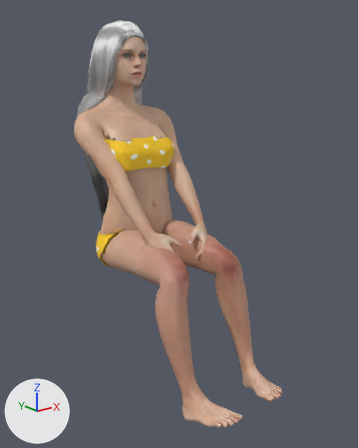
The glTF model games/coastrun/people/her.glb as it was, and as the next commit left it.
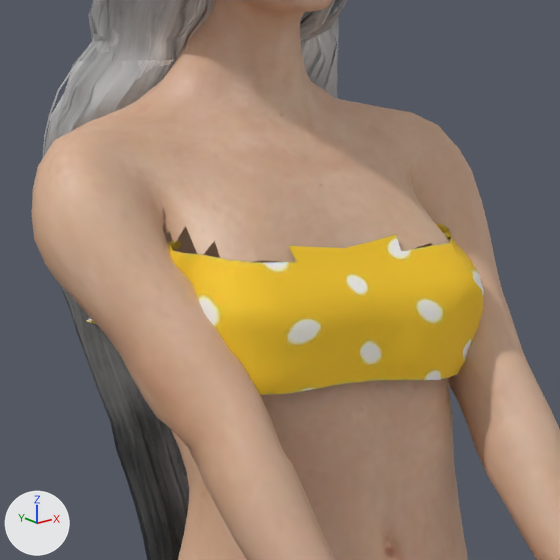
The first picture shows the older version from a camera (50 mm lens) standing at (-0.976, -1.458, 0.692) and looking at (0.001, -0.238, 0.204). The close-ups show the older and then the newer version on the part from 19% to 53% of the width and 19% to 46% of the height of that picture. Only the edits that show in the close-ups are written down. The axes (+X, +Y, +Z) are drawn at lower left. The lights are the same throughout. Vertices at exactly the same position are counted once.

In view in the first close-up: 'body', 'female_sportsuit01', 'long01'.
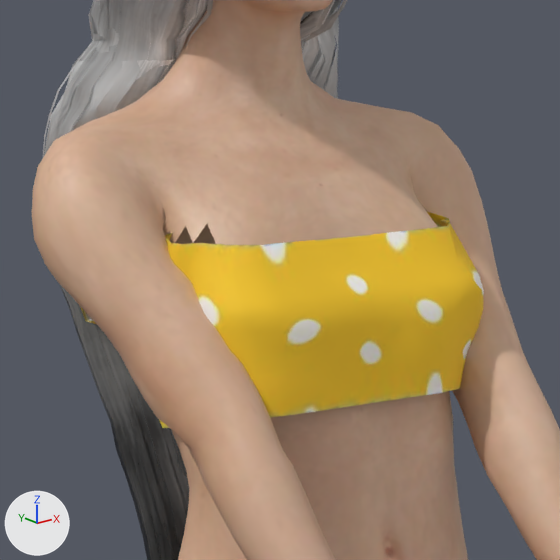
Where the change shows, as pixel boxes (x1, y1, x2, y2) in the close-ups (560 x 560 px; the box of a moved part takes in the faces that stretch with it):
'female_sportsuit01', reshaped
    before: (86, 223, 484, 395)
    after: (80, 211, 484, 428)
part 1 of me_base_001, moved or reshaped (not visible afterwards)
    before: (193, 224, 450, 262)
part 2 of me_female_sportsuit01_001, moved or reshaped
    before: (168, 223, 469, 280)
    after: (80, 211, 470, 321)
part 3 of me_female_sportsuit01_001, moved or reshaped
    before: (253, 361, 465, 395)
    after: (159, 361, 465, 428)

The change in detail:
me_base_001 is used by ob_body; location (0.0, 0.0, 0.0).
me_base_001 had 13012 vertices, 25770 faces and spanned x -0.199..0.199, y -0.625..0.164, z -0.354..0.837.
me_base_001 now has 12994 vertices, 25744 faces and spans x -0.199..0.199, y -0.625..0.164, z -0.354..0.837.
Part 1, on me_base_001:
9 vertices are removed from x -0.111..0.105, y -0.056..0.132, z 0.416..0.462.
18 faces are deleted.
3 vertices are added at (-0.166, 0.083, 0.439), (-0.156, 0.083, 0.434), (-0.156, 0.101, 0.444).
16 new faces join them.
Other edits to the shape of me_base_001 do not show in these pictures.
me_female_sportsuit01_001 is used by ob_female_sportsuit01; location (0.0, 0.0, 0.0).
me_female_sportsuit01_001 had 655 vertices, 1146 faces and spanned x -0.175..0.171, y -0.108..0.142, z -0.003..0.474.
me_female_sportsuit01_001 now has 655 vertices, 1146 faces and spans x -0.174..0.171, y -0.121..0.142, z -0.016..0.485.
me_female_sportsuit01_001 part 2: 43 of 655 vertices moved; they spanned x -0.154..0.149, y -0.056..0.142, z 0.408..0.474 and now span x -0.157..0.158, y -0.053..0.142, z 0.432..0.485; mean shift (0.0, 0.002, 0.009); largest move (-0.143, 0.082, 0.408) -> (-0.156, 0.086, 0.433).
me_female_sportsuit01_001 part 3: 22 of 655 vertices moved; they spanned x -0.121..0.123, y -0.093..0.059, z 0.35..0.37 and now span x -0.121..0.123, y -0.095..0.053, z 0.324..0.354; mean shift (0.0, -0.003, -0.017); largest move (0.117, 0.059, 0.352) -> (0.117, 0.053, 0.324).
Other edits to the shape of me_female_sportsuit01_001 do not show in these pictures.
